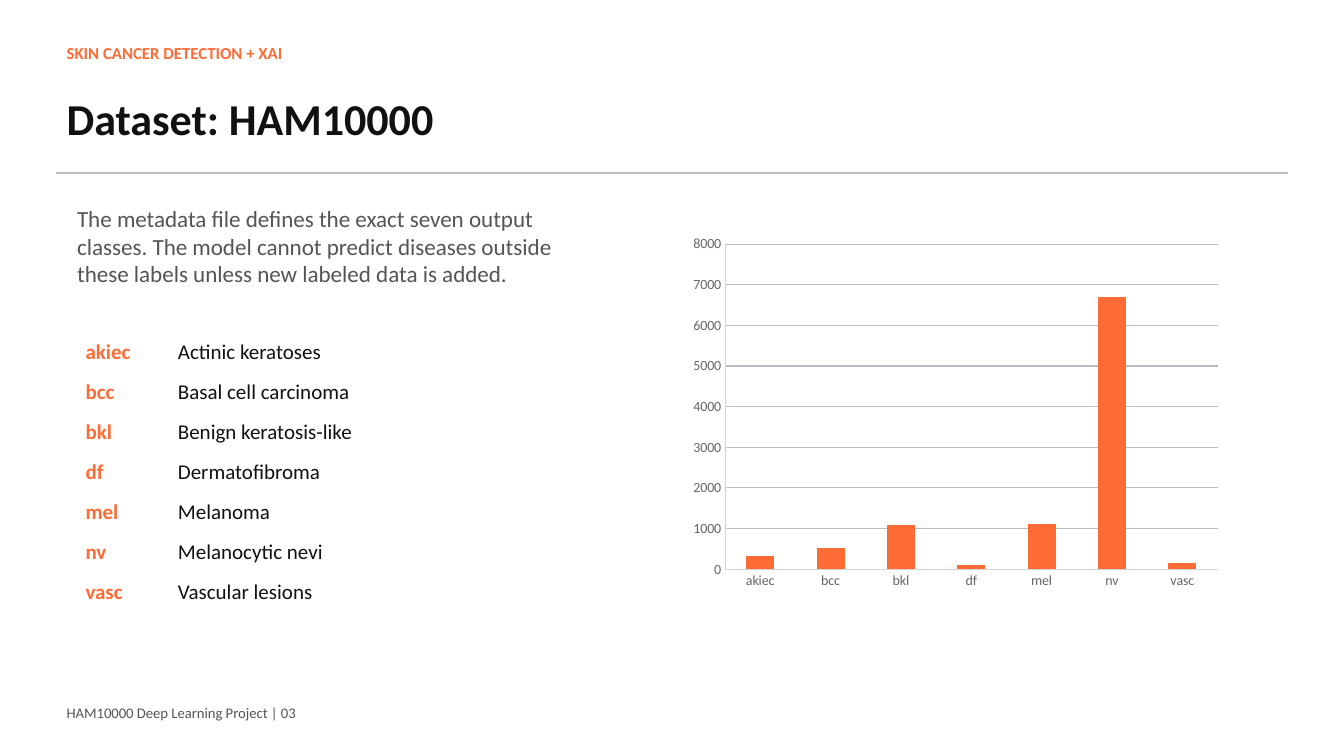
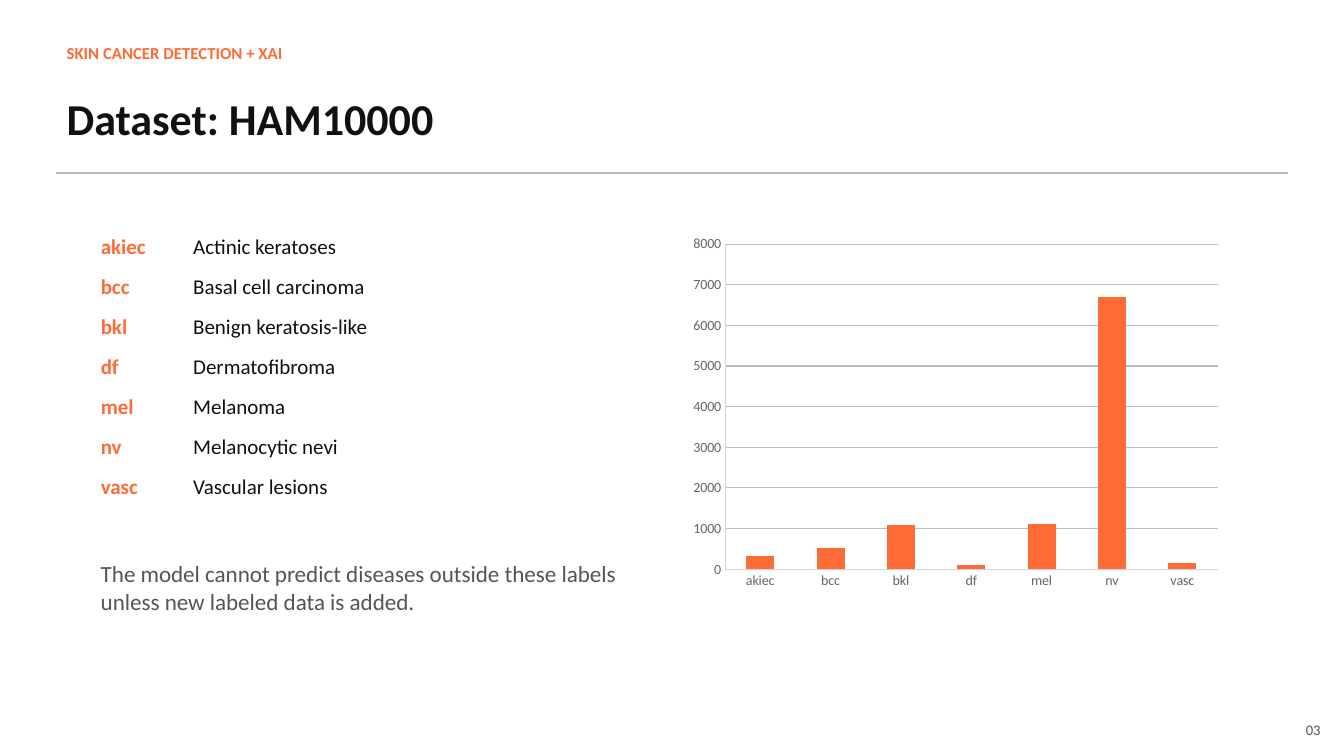
Before and after one commit to manasamarigoli15/Skin-Cancer-Detection, a slide deck: slide 3 of outputs/Skin_Cancer_Detection_XAI_Presentation.pptx. Drawn at 1344x756 pixels with LibreOffice and Linux fonts; fonts in the diff are those of the drawing. Boxes give left, top, right and bottom in pixels: in the first picture for what was removed or moved away, otherwise in the second. Text is boxed around its words. In the diff, an @@ line names an element or a change of style, - is before the commit and + after.

```diff
--- a/outputs/Skin_Cancer_Detection_XAI_Presentation.pptx
+++ b/outputs/Skin_Cancer_Detection_XAI_Presentation.pptx
@@ 14 texts: place and size @@
-14 texts at <box>86,344,352,599</box>
+14 texts at <box>101,239,367,494</box>
@@ text at <box>101,566,616,610</box>: text changed @@
-The metadata file defines the exact seven output classes. The model cannot predict diseases outside these labels unless new labeled data is added.
+The model cannot predict diseases outside these labels unless new labeled data is added.
@@ text removed at <box>67,708,296,721</box> @@
-HAM10000 Deep Learning Project | 03
@@ text added at <box>1306,725,1321,735</box>, 10.5 pt, text #555555 @@
+03
```
Also in this commit, not shown: 11 other slides changed, 1 other file.
